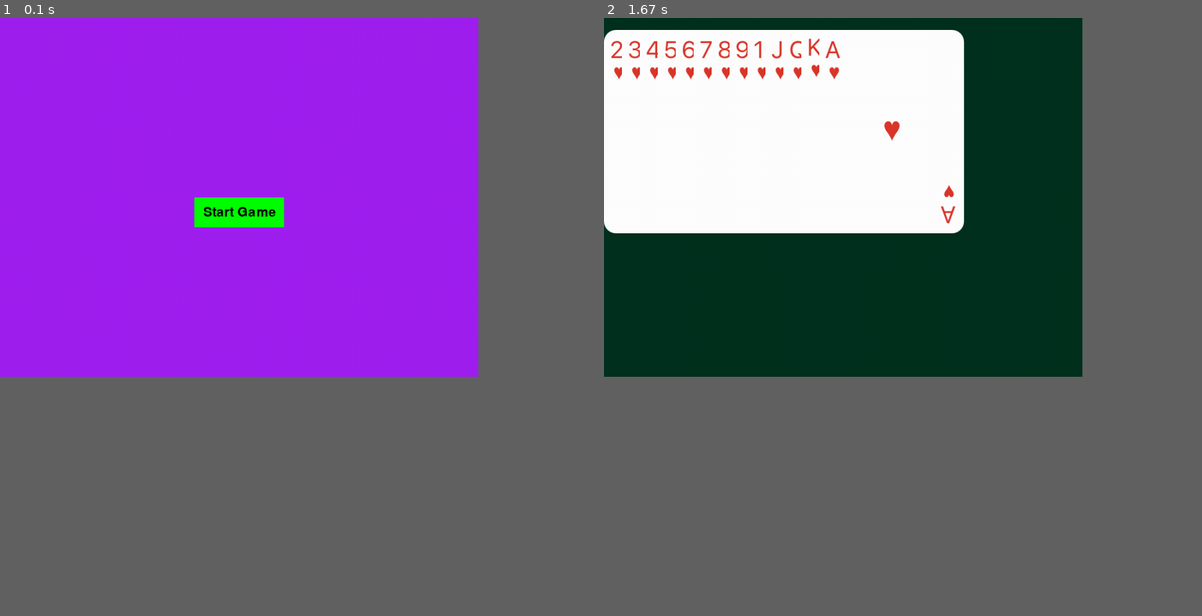
Above: before the commit, frames 1-2 (left to right).
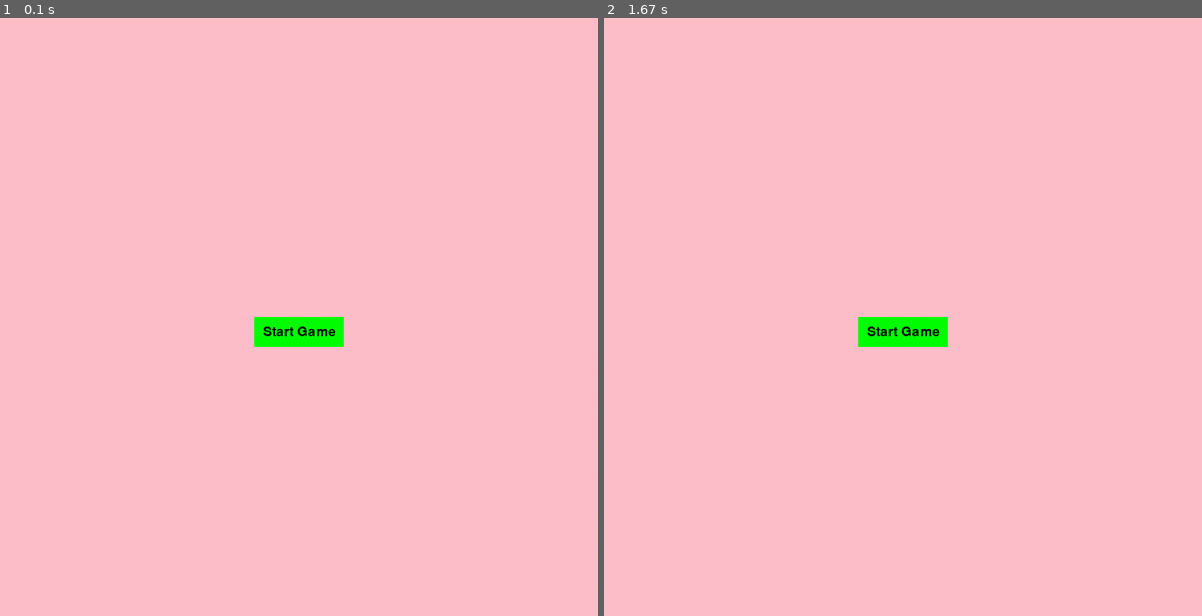
Above: after the commit, the same moments.

Repository: gowshi0212/WE-Module3
Game: pygame game, started from Diamonds/Pygame_Diamonds/main.py
Same seed, same stepped clock (60 frames per second), same inputs: the game is played once before the commit and once after it.
Inputs (mouse positions are in pixels of both pictures, inside the frame that each line leads up to):
- Up to frame 1 (0.1 s): no input
- Up to frame 2 (1.67 s): press the mouse at (843, 209) at 0.37 s; move the mouse to (873, 155) at 0.47 s; release the mouse at (903, 101) at 0.6 s
In our replay, the window is 720x540 before the commit and 900x900 after it. These sizes can differ from the game's own. Grey fills any space a smaller window leaves; there, only what the larger window draws over its background counts as a difference.

The runs differ from the first frame. In frame 1, 48% of the frame differs, in the area x 0-80%, y 0-60%; in frame 2, 48%.

Commit message:
Changed size of screen and size of card

Diff:
--- a/Diamonds/Pygame_Diamonds/main.py
+++ b/Diamonds/Pygame_Diamonds/main.py
@@ -6,8 +6,8 @@
 pygame.init()
 
 # Set screen dimensions
-screen_width = 800
-screen_height = 600
+screen_width = 1000
+screen_height = 1000
 
 # Create DiamondsGame object
 game = DiamondsGame()
--- a/Diamonds/Pygame_Diamonds/ui.py
+++ b/Diamonds/Pygame_Diamonds/ui.py
@@ -15,41 +15,42 @@
   GREEN = (0, 255, 0)
   DARKGREEN = (1, 50, 32)
   BLACK = (0, 0, 0)
-  CARD_WIDTH = 25
-  CARD_HEIGHT = 30
+  CARD_WIDTH = 60.5
+  CARD_HEIGHT = 85
   BUTTON_WIDTH = 150
   BUTTON_HEIGHT = 50
   FONT = pygame.font.SysFont(None, 32)
 
   def __init__(self, screen_width, screen_height):
     pygame.init()
-
-    self.screen = pygame.display.set_mode((screen_width, screen_height))
+    self.flags = pygame.RESIZABLE
+    self.screen = pygame.display.set_mode((screen_width, screen_height), self.flags)
     self.screen.fill("pink")
     self.card_images = self.load_card_images()
     self.card_back_image = pygame.image.load("playing-cards-master/back_dark.png").convert_alpha()
     self.game = None  # Reference to DiamondsGame object (set later)
     self.current_scene = "setup"  # Initial scene
-
+    self.show_computer_cards = False
   def load_card_images(self):
     images = {}
+    images_smaller = {}
     for suit in ["Clubs", "Diamonds", "Hearts", "Spades"]:
       for value in range(2, 15):
         print(suit, value)
         card_value = {2: "2", 3: "3", 4: "4", 5: "5", 6: "6", 7: "7", 8: "8", 9: "9", 10: "10", 11: "J", 12: "Q", 13: "K", 14: "A"}
         filename = f"playing-cards-master/{suit}_{card_value[value]}.png"
+        images[(suit, value)] = pygame.image.load(filename).convert_alpha()
+        images_smaller[(suit, value)] = pygame.transform.scale(images[(suit, value)], (60.5, 85))
+    return images_smaller
 
-        images[(suit, value)] = pygame.image.load(filename).convert_alpha()
-    return images
-
-  def draw_card(self, card, x, y):
+  def display_card(self, card, x, y):
     if card is None:
       self.screen.blit(self.card_back_image, (x, y))
     else:
       print(self.card_images)
       self.screen.blit(self.card_images[(card.suit, card.value)], (x, y))
 
-  def draw_button(self, text, x, y, width, height, color, hover_color, click_func):
+  def display_button(self, text, x, y, width, height, color, hover_color, click_func):
     # Draw button background and text
     button_rect = pygame.Rect(x, y, width, height)
     mouse_x, mouse_y = pygame.mouse.get_pos()
@@ -64,24 +65,28 @@
     if pygame.mouse.get_pressed()[0] and button_rect.collidepoint(pygame.mouse.get_pos()):
       click_func()
 
-  def display_hand(self, hand):
+  def display_hand(self, hand, player_position = 20):
     # Clear screen and set background color
     self.screen.fill(self.DARKGREEN)
 
-    # Draw each card in the hand with some spacing
+    # Display each card in the hand with some spacing
     for i, card in enumerate(hand):
-      self.draw_card(card, i * (self.CARD_WIDTH + 5), 20)
-
+      self.display_card(card, i * (self.CARD_WIDTH + 1), player_position)
+    for i, card in enumerate(hand):
+      if not self.game.is_current_player(i) and not self.show_computer_cards:
+        self.screen.blit(self.card_back_image, (x, y))
+      else:
+        self.screen.blit(self.card_images[(card.suit, card.value)], (x, y))
     # Update the display
     pygame.display.flip()
 
   def display_auction_card(self, card):
     # Draw auction card at a specific location
-    self.draw_card(card, self.screen.get_width() // 2 - self.CARD_WIDTH // 2, self.screen.get_height() // 2 - self.CARD_HEIGHT // 2)
+    self.display_card(card, self.screen.get_width() // 2 - self.CARD_WIDTH // 2, self.screen.get_height() // 2 - self.CARD_HEIGHT // 2)
 
     # Display text for Auction Card
     auction_text = self.FONT.render("Auction Card", True, self.BLACK)
-    self.screen.blit(auction_text, (self.screen.get_width() // 2 - auction_text.get_width() // 2, 10))
+    self.screen.blit(auction_text, (self.screen.get_width() // 2 - auction_text.get_width() // 2, self.screen.get_height()// 2))
 
     # Update the display
     pygame.display.flip()
@@ -130,7 +135,7 @@
 
   def handle_setup_scene(self):
     # Display "Start Game" button
-    self.draw_button("Start Game", self.screen.get_width() // 2 - self.BUTTON_WIDTH // 2, self.screen.get_height() // 2, self.BUTTON_WIDTH, self.BUTTON_HEIGHT, self.GREEN, self.DARKGREEN, self.start_game)
+    self.display_button("Start Game", self.screen.get_width() // 2 - self.BUTTON_WIDTH // 2, self.screen.get_height() // 2, self.BUTTON_WIDTH, self.BUTTON_HEIGHT, self.GREEN, self.DARKGREEN, self.start_game)
 
   def handle_in_game_scene(self, current_player):
     self.screen.fill("purple")
@@ -166,16 +171,16 @@
 
       # Handle events based on current scene
       if self.current_scene == "setup":
-        self.screen.fill("purple")
+        self.screen.fill("pink")
         self.handle_setup_scene()
       elif self.current_scene == "in_game":
-        self.screen.fill("purple")
+        self.screen.fill("self.DARKGREEN")
         current_player = self.game.players[0]  # Assuming user is player 1
         self.handle_in_game_scene(current_player)
         # Implement logic to get user card choice and pass to game
         # Update scene based on game state (e.g., after bidding round)
       elif self.current_scene == "game_over":
-        self.screen.fill("purple")
+        self.screen.fill("pink")
         winner = self.game.get_winner()
         self.handle_game_over_scene(winner)
 
